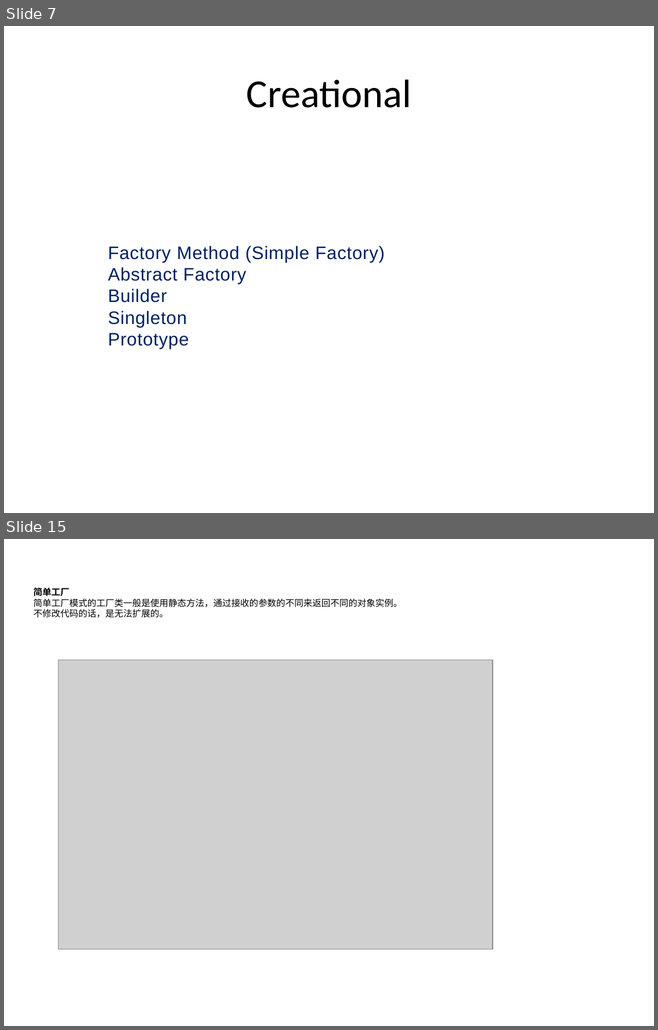
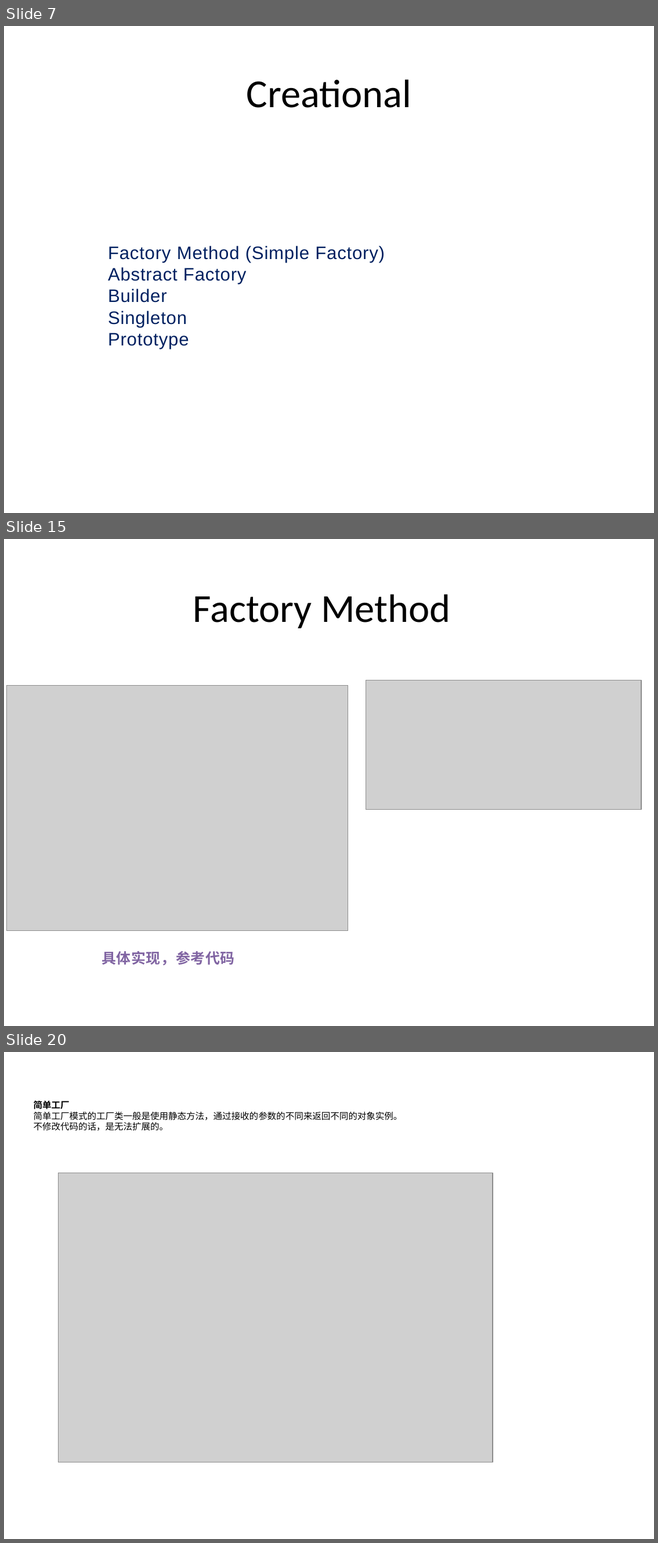
Before and after one commit to PlumpMath/DesignPattern-956, a slide deck: _Doc/Design Pattern (C#) - Part 1.pptx. Shown one above the other, each under a label of ours: slides 7 and 15 before the commit, slides 7, 15 and 20 after it; the slides between them are not shown. The pictures are 658x1030 and 658x1543 pixels, drawn with LibreOffice and Linux fonts; fonts in the diff are those of the drawing; grey boxes stand for pictures. Boxes give left, top, right and bottom in pixels: in the first picture for what was removed or moved away, otherwise in the second. Text is boxed around its words. In the diff, an @@ line names an element or a change of style, - is before the commit and + after.

Commit message:
Refined FactoryMethod design pattern; Updated PPTs.

```diff
--- a/_Doc/Design Pattern (C#) - Part 1.pptx
+++ b/_Doc/Design Pattern (C#) - Part 1.pptx
@@ slide 15 added at [4,539,654,1026], background #FFFFFF @@
@@ title added at [193,594,450,628], 44 pt, text #000000 @@
+Factory Method
@@ picture added at [6,685,347,931] @@
@@ picture added at [365,681,641,810] @@
@@ text added at [101,951,234,965], 16 pt, text #8064A2, bold @@
+具体实现，参考代码
@@ what was slide 15 is now slide 20 @@
```
Also in this commit, not shown: 5 slides changed, 8 other slides added, 1 slide removed, 7 other files.
